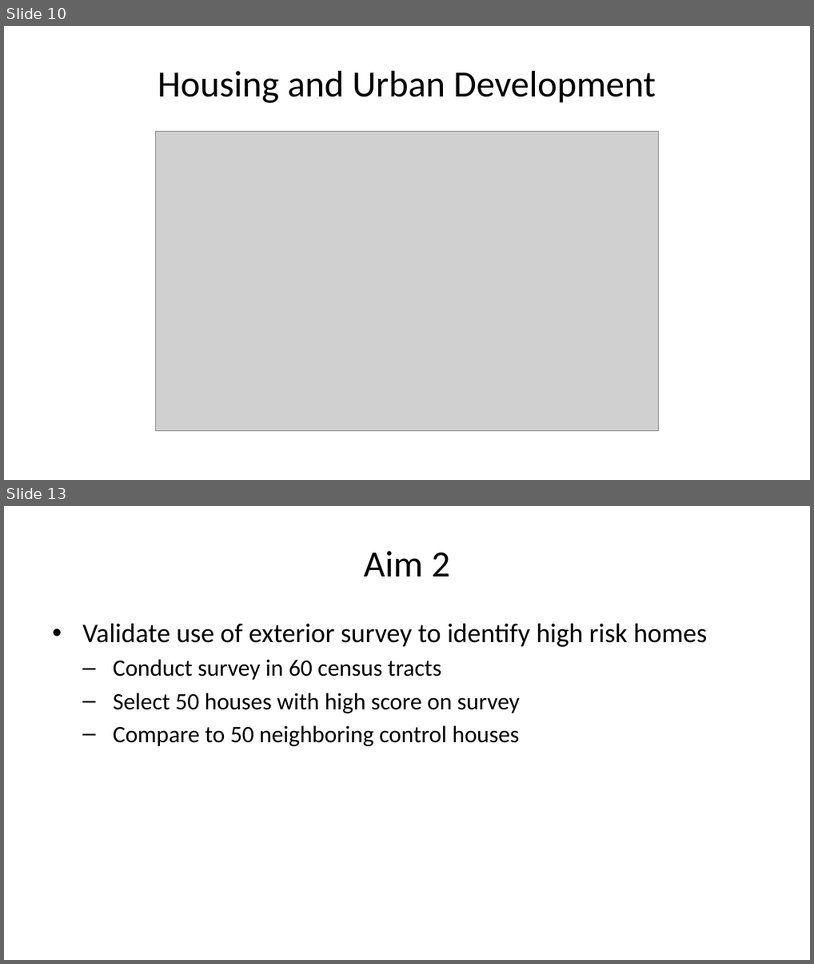
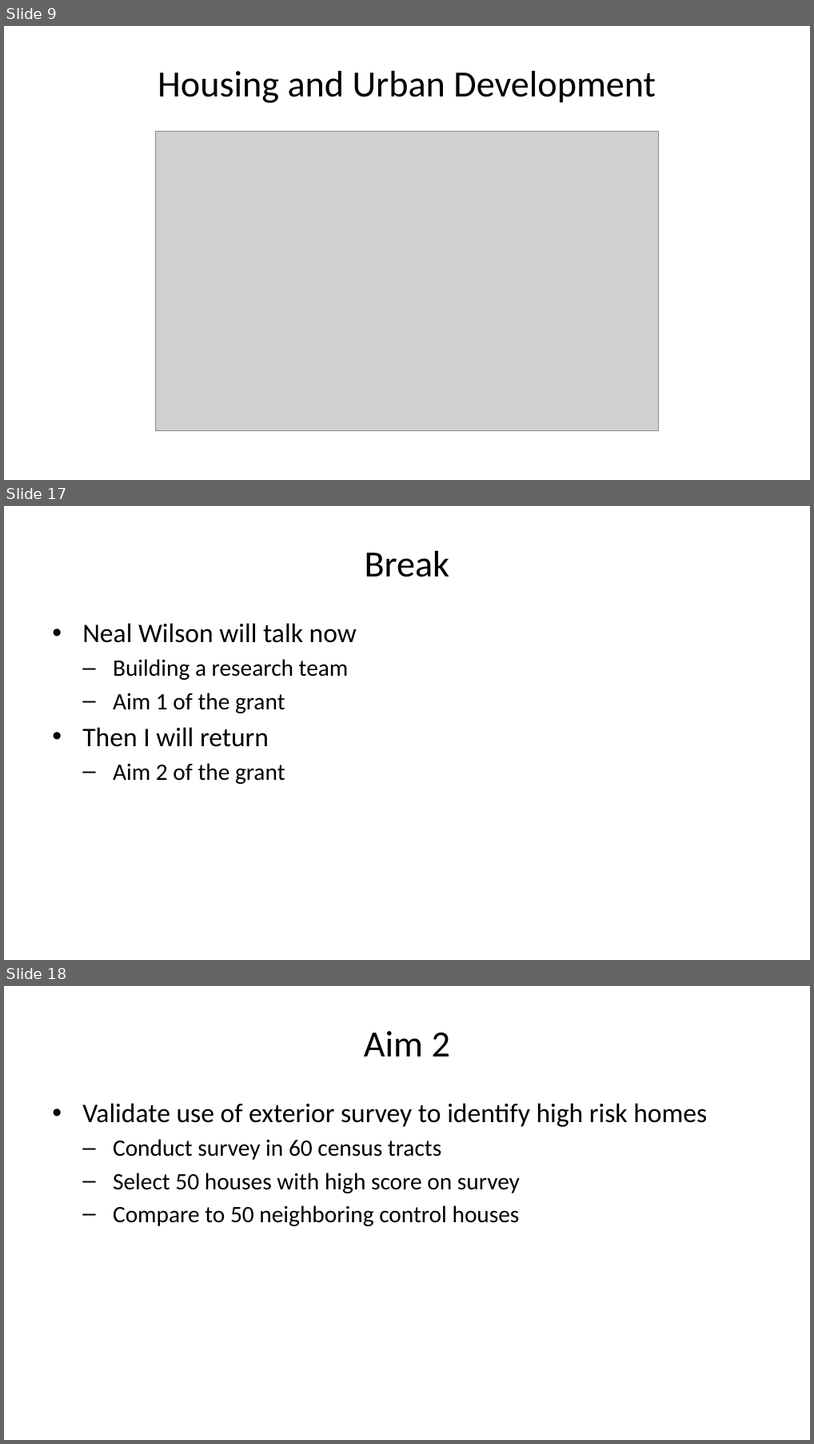
Before and after one commit to pmean/papers-and-presentations, a slide deck: kc-lead-impact/results/dbhi-presentation.pptx. Shown one above the other, each under a label of ours: slides 10 and 13 before the commit, slides 9, 17 and 18 after it; the slides between them are not shown. The pictures are 814x964 and 814x1444 pixels, drawn with LibreOffice and Linux fonts; fonts in the diff are those of the drawing; grey boxes stand for pictures. Boxes give left, top, right and bottom in pixels: in the first picture for what was removed or moved away, otherwise in the second. Text is boxed around its words. In the diff, an @@ line names an element or a change of style, - is before the commit and + after.

Commit message:
Simplified slide titles for dbhi-presentation.md

```diff
--- a/kc-lead-impact/results/dbhi-presentation.pptx
+++ b/kc-lead-impact/results/dbhi-presentation.pptx
@@ slide 17 added at (4,506,810,960), background #FFFFFF @@
@@ title added at (365,551,450,577), 33 pt, text #000000 @@
+Break
@@ text added at (82,623,357,784), 21 pt, text #000000 @@
+• Neal Wilson will talk now
+  – Building a research team
+  – Aim 1 of the grant
+• Then I will return
+  – Aim 2 of the grant
@@ what was slide 10 is now slide 9 @@
@@ what was slide 13 is now slide 18 @@
```
Also in this commit, not shown: 1 slide changed, 7 other slides added, 3 slides removed, 3 other files.
